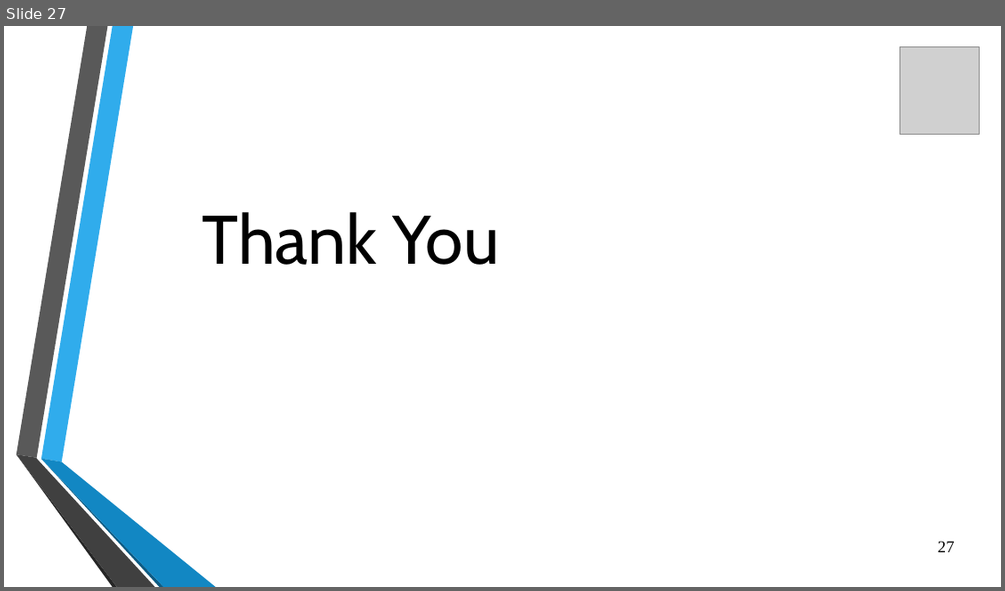
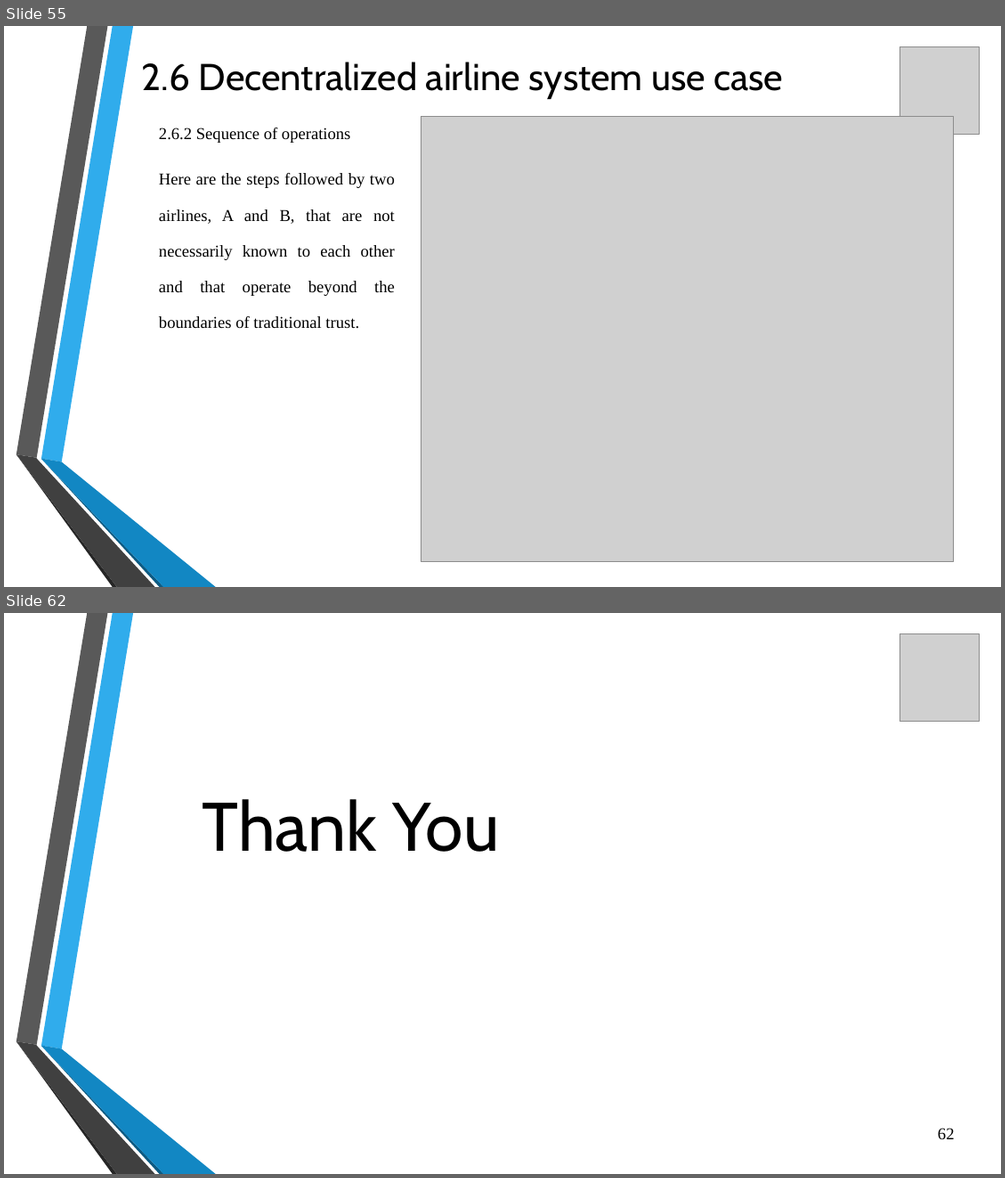
Before and after one commit to flick-23/SEM-7, a slide deck: BCM/Unit 2.pptx. Shown one above the other, each under a label of ours: slide 27 before the commit, slides 55 and 62 after it; the slides between them are not shown. The pictures are 1005x591 and 1005x1178 pixels, drawn with LibreOffice and Linux fonts; fonts in the diff are those of the drawing; grey boxes stand for pictures; background and template pictures are left out. Boxes give left, top, right and bottom in pixels: in the first picture for what was removed or moved away, otherwise in the second. Text is boxed around its words. In the diff, an @@ line names an element or a change of style, - is before the commit and + after.

```diff
--- a/BCM/Unit 2.pptx
+++ b/BCM/Unit 2.pptx
@@ slide 55 added at box(4, 26, 1001, 587), background picture (left out); not listed: 6 template elements that a slide beside it also shows @@
@@ picture added at box(900, 47, 979, 135) @@
@@ title added at box(142, 62, 783, 99), 36 pt, text #000000 @@
+2.6 Decentralized airline system use case
@@ text added at box(159, 127, 395, 329), 16 pt, text #000000 @@
+  2.6.2 Sequence of operations
+  Here are the steps followed by two airlines, A and B, that are not necessarily known to each other and that operate beyond the boundaries of traditional trust.
@@ picture added at box(421, 117, 954, 562) @@
@@ page number added at box(938, 540, 955, 556), 16 pt, text #000000 @@
+55
@@ what was slide 27 is now slide 62 @@
@@ page number at box(938, 1127, 955, 1139): text changed @@
-27
+62
```
Also in this commit, not shown: 35 other slides added, 3 other files.
